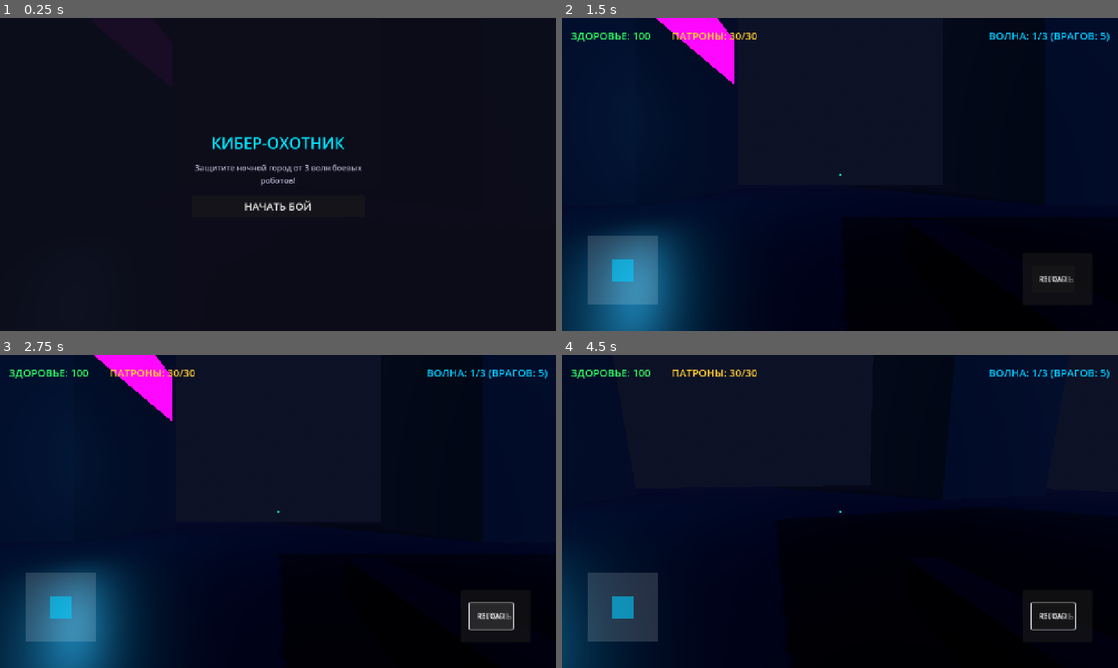
Above: before the commit, frames 1-4 (two rows, left to right).
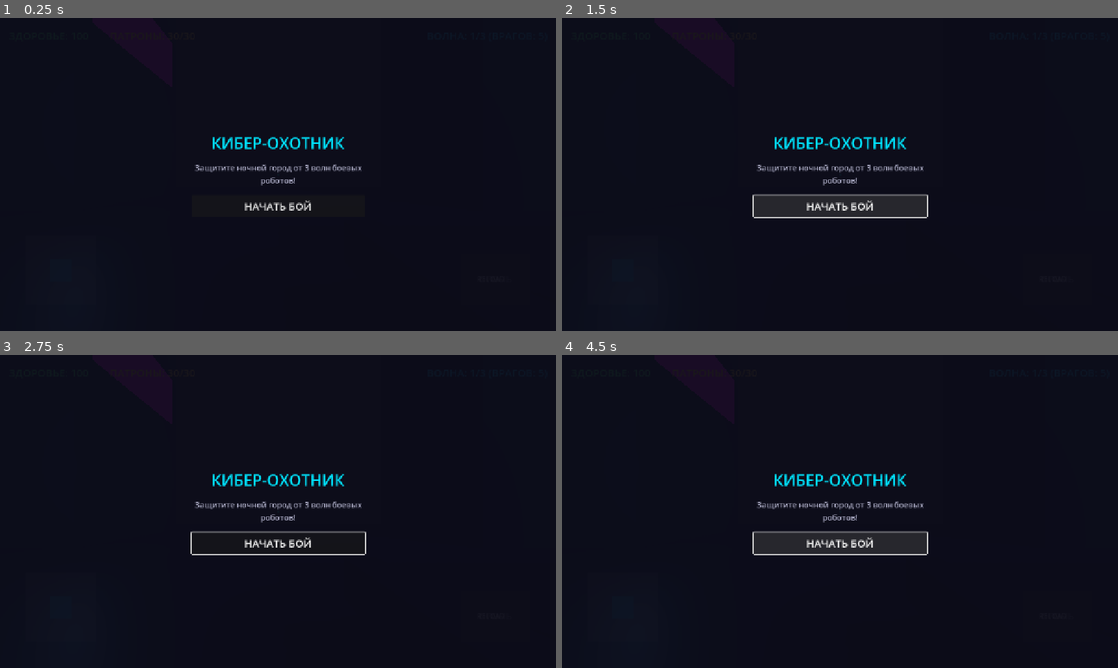
Above: after the commit, the same moments.

Repository: edem14915-cpu/NOIR-AI-GAME-STUDIO
Game: Godot game, scene res://scenes/Main.tscn
Same seed, same stepped clock (60 frames per second), same inputs: the game is played once before the commit and once after it.
Inputs (mouse positions are in pixels of both pictures, inside the frame that each line leads up to):
- Up to frame 1 (0.25 s): no input
- Up to frame 2 (1.5 s): click "НАЧАТЬ БОЙ" at 0.5 s; click (840, 205) at 1.25 s, where only the run after the commit has a clickable "НАЧАТЬ БОЙ"
- Up to frame 3 (2.75 s): click "ОГОНЬ" at 2 s
- Up to frame 4 (4.5 s): click "RELOAD" at 2.75 s; drag from (623, 608) to (895, 442) at 3.52 s; drag from (728, 527) to (812, 574) at 4.27 s

The runs differ from the first frame. In frame 2, 15% of the frame differs, in the area x 0-99%, y 0-100%; in frame 3, 13%; in frame 4, 9.4%.
Error after the commit: Parse Error: Expected indented block after function declaration. (res://scripts/ui.gd:105)

Commit message:
NOIR AI: upload CyberpunkNightHunter/scripts/ui.gd

Diff:
--- a/output/CyberpunkNightHunter/scripts/ui.gd
+++ b/output/CyberpunkNightHunter/scripts/ui.gd
@@ -13,6 +13,7 @@
 @onready var restart_go_btn: Button = $GameOverMenu/VBox/RestartBtnGO
 @onready var restart_vic_btn: Button = $VictoryMenu/VBox/RestartBtnVic
 @onready var shoot_btn: Button = $HUD/ShootBtn
+@onready var reload_btn: Button = $HUD/ReloadBtn
 @onready var joystick: Control = $HUD/VirtualJoystick
 @onready var touch_look_zone: Control = $HUD/TouchZoneLook
 
@@ -26,6 +27,7 @@
 	restart_vic_btn.pressed.connect(_on_start_pressed)
 
 	shoot_btn.pressed.connect(_on_shoot_pressed)
+	reload_btn.pressed.connect(_on_reload_pressed)
 
 	GameManager.hp_changed.connect(_on_hp_changed)
 	GameManager.ammo_changed.connect(_on_ammo_changed)
@@ -98,3 +100,7 @@
 func _on_victory() -> void:
 	hud.visible = false
 	victory_menu.visible = true
+
+
+func _on_reload_pressed() -> void:
+GameManager.reload_ammo()
